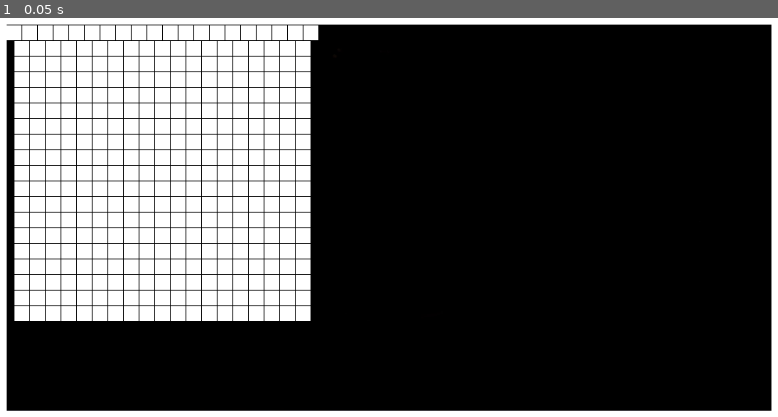
Above: before the commit, frame 1.
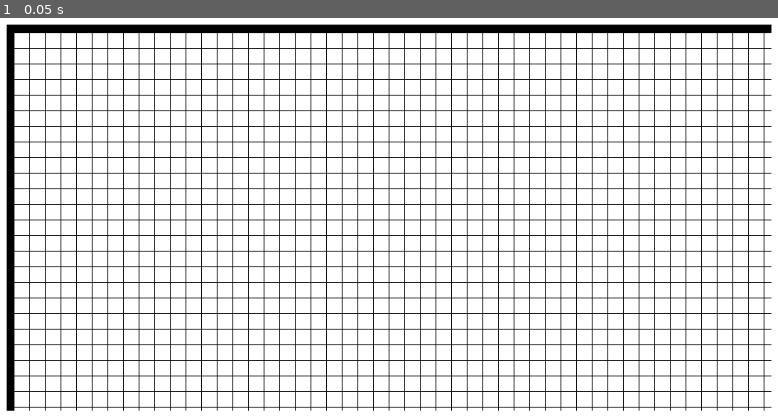
Above: after the commit, the same moment.

Repository: tartempion-sdr/chromino-V2
Game: Godot game, scene res://Node2D.tscn
The game is run twice, just before and just after one commit, with the same random seed, the same clock (stepped at 60 frames per second) and the same inputs.
Inputs:
- Up to frame 1 (0.05 s): no input

The runs differ from the first frame. In frame 1, 69% of the frame differs, in the area x 0-100%, y 1-99%.

Commit message:
input scroll

Diff:
--- a/Node2D.gd
+++ b/Node2D.gd
@@ -5,17 +5,17 @@
 # var a = 2
 # var b = "text"
 var scene = load("res://Area2D.tscn")
-var y = 30
-var x = 30
+var y = 40
+var x = 40
 
 # Called when the node enters the scene tree for the first time.
 func _ready():
-		test()
+		test(x, y)
 # warning-ignore:unused_variable
-func test():
+func test(x, y):
 
-	for i in range(0, 19):
-		for n in range(0, 19):
+	for i in range(0, 79):
+		for n in range(0, 79):
 
 			x = x + 20
 			var instance_plateau = scene.instance()
@@ -29,3 +29,13 @@
 # Called every frame. 'delta' is the elapsed time since the previous frame.
 #func _process(delta):
 #	pass
+
+
+func _input(event):
+	if event is InputEventMouseButton:
+		if event.button_index == BUTTON_WHEEL_UP:
+			# Action pour le défilement vers le haut
+			print("Défilement vers le haut")
+		elif event.button_index == BUTTON_WHEEL_DOWN:
+			# Action pour le défilement vers le bas
+			print("Défilement vers le bas")
--- a/Node2D.tscn
+++ b/Node2D.tscn
@@ -29,3 +29,4 @@
 }
 
 [node name="Area2D" parent="." instance=ExtResource( 4 )]
+position = Vector2( 40, 40 )
